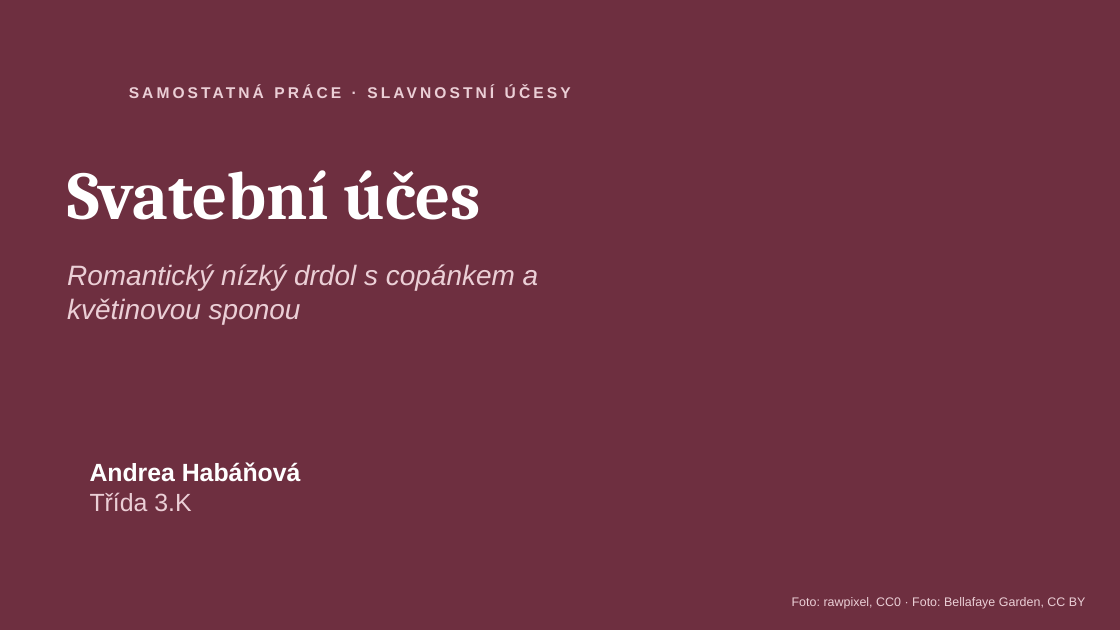
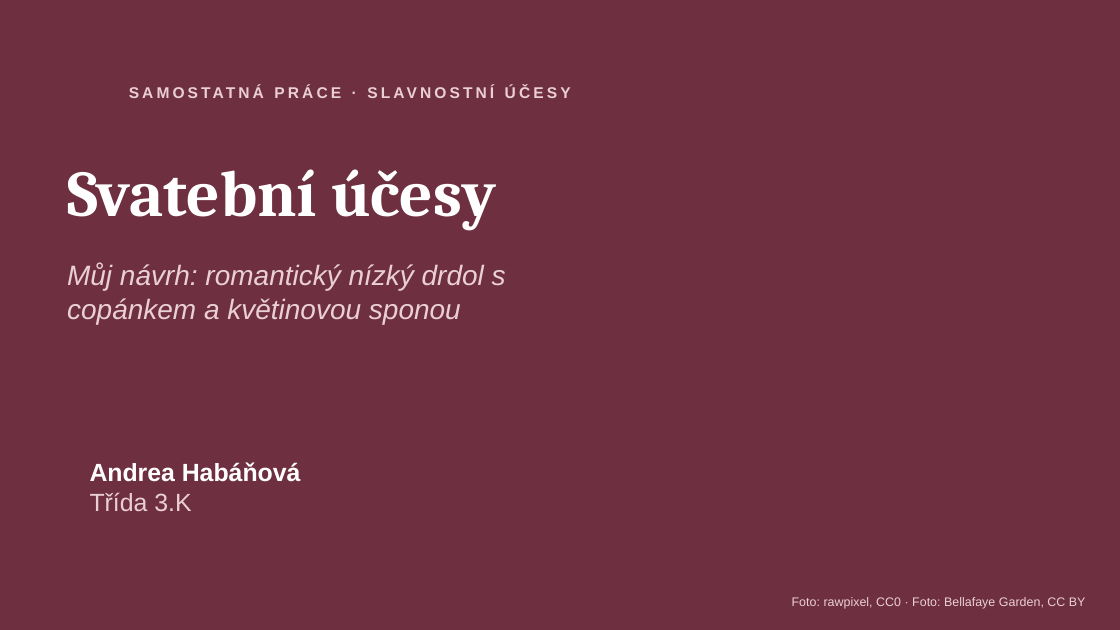
Before and after one commit to tdrzt4grdp-beep/P, a slide deck: slide 1 of svatebni_uces/Svatebni_uces_Habanova.pptx. Drawn at 1120x630 pixels with LibreOffice and Linux fonts; fonts in the diff are those of the drawing; background and template pictures are left out. Boxes give left, top, right and bottom in pixels: in the first picture for what was removed or moved away, otherwise in the second. Text is boxed around its words. In the diff, an @@ line names an element or a change of style, - is before the commit and + after.

```diff
--- a/svatebni_uces/Svatebni_uces_Habanova.pptx
+++ b/svatebni_uces/Svatebni_uces_Habanova.pptx
@@ text at (67, 169, 496, 231): text changed; size 44 to 42 pt @@
-Svatební účes
+Svatební účesy
@@ text at (67, 263, 506, 324): text changed @@
-Romantický nízký drdol s copánkem a květinovou sponou
+Můj návrh: romantický nízký drdol s copánkem a květinovou sponou
```
Also in this commit, not shown: 3 other slides changed, 6 other files.
